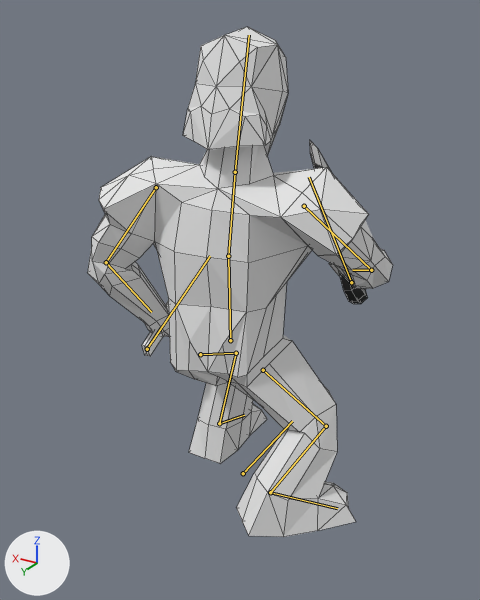
A saved change to the Blender file models/rogue/Light weight.blend.
Camera for both pictures: a 50 mm lens placed at (-3.9, 6.58, 5.94), pointed at (0.14, -0.15, 2.57). Lighting does not change. The marker at lower left points along +X, +Y and +Z. Both versions are drawn at frame 660 of the action 'ArmatureAction'; the numbers are the values there. The bones that bend it are drawn over the model as lines. Mesh edges are drawn as thin lines.

The first picture shows 'Body', 'Cube'.
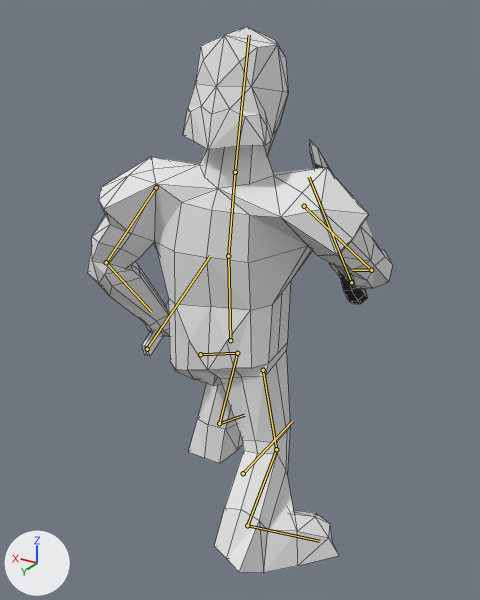
Edits to the bpy script that builds the scene:
```text
Change bone_leg_ik_002:
    where bone_leg_ik_002 = bpy.data.objects['Armature'].pose.bones['Leg IK.002']  # child of 'Control'
    bone_leg_ik_002.location: (-0.16, 0.71, -0.02) -> (-0.22, 1.53, -0.02)
Change bone_knee_r:
    where bone_knee_r = bpy.data.objects['Armature'].pose.bones['Knee.R']  # child of 'Control'
    bone_knee_r.location: (3.85, 2.17, -3.34) -> (-1.07, 1.1, -3.94)
```

What differs and where, as boxes (x1, y1, x2, y2) in the pictures (480 x 600 px):
'Body', posed (7% taller)
    before: (87, 27, 393, 537)
    after: (87, 27, 393, 573)
